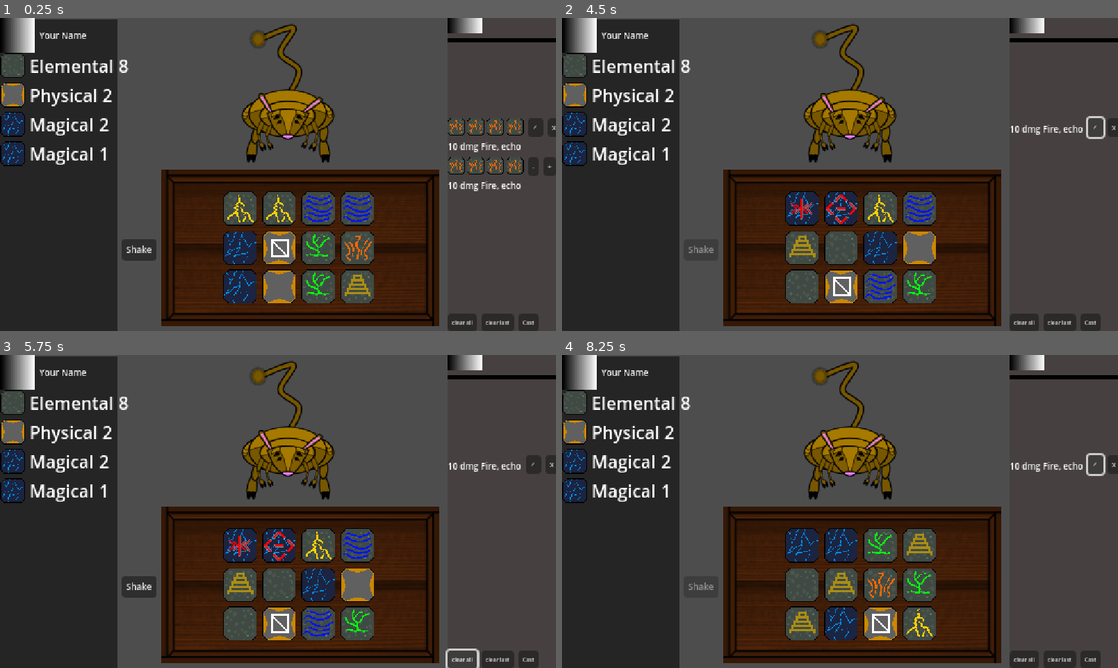
Above: before the commit, frames 1-4 (two rows, left to right).
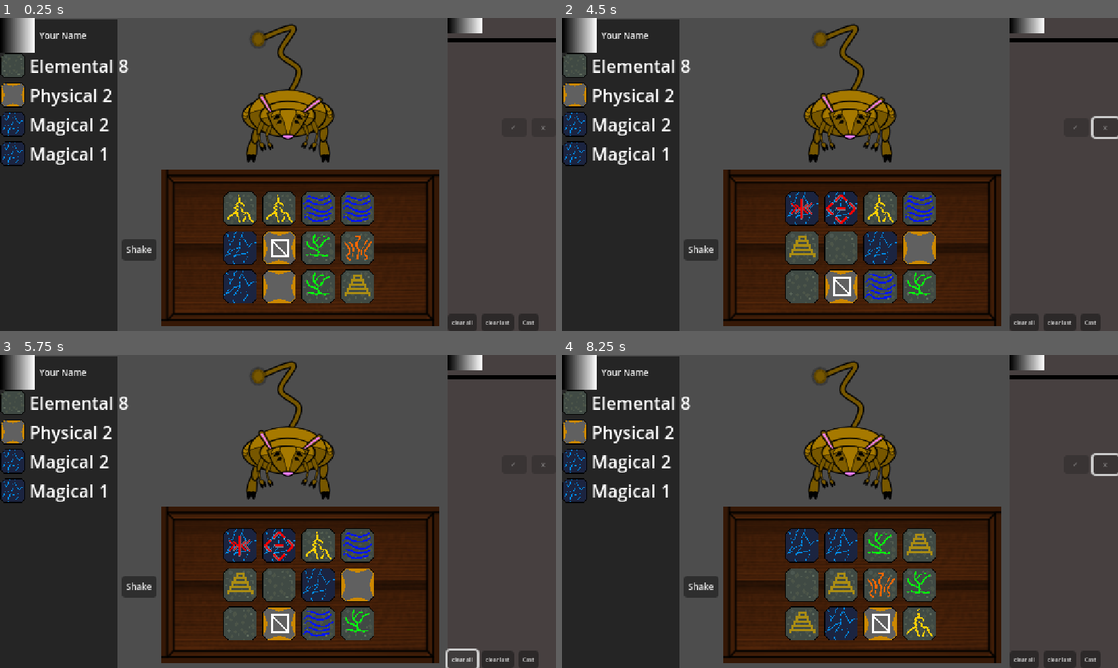
Above: after the commit, the same moments.

Repository: brianhall1313/rune-box-dice-roller
Game: Godot game, scene res://scenes/encounter.tscn
The game is run twice, just before and just after one commit, with the same random seed, the same clock (stepped at 60 frames per second) and the same inputs. The project has no main scene, so this scene is started directly.
Inputs (mouse positions are in pixels of both pictures, inside the frame that each line leads up to):
- Up to frame 1 (0.25 s): no input
- Up to frame 2 (4.5 s): click (1095, 127) at 0.5 s, where only the run before the commit has a clickable "✓"; click "clear all" at 1.25 s; click "clear last" at 2 s; click "Cast" at 2.75 s; click "Shake" at 3.5 s; click (1095, 127) at 4.25 s, where only the run before the commit has a clickable "✓"
- Up to frame 3 (5.75 s): click "clear all" at 5 s
- Up to frame 4 (8.25 s): click "clear last" at 5.75 s; click "Cast" at 6.5 s; click "Shake" at 7.25 s; click (1095, 464) at 8 s, where only the run before the commit has a clickable "✓"

The runs differ from the first frame. In frame 1, 1.0% of the frame differs, in the area x 80-100%, y 32-56%; in frame 2, 0.4%; in frame 3, 0.2%; in frame 4, 0.4%.

Commit message:
more ui tweaks

Diff:
--- /dev/null
+++ b/scenes/active_spell.gd
@@ -0,0 +1,22 @@
+extends VBoxContainer
+
+@onready var confirm: Button = $HBoxContainer/confirm
+@onready var cancel: Button = $HBoxContainer/cancel
+@onready var rune_spell: VBoxContainer = $HBoxContainer/rune_spell
+
+
+# Called when the node enters the scene tree for the first time.
+func _ready() -> void:
+	setup([])
+
+func setup(spell:Array) -> void:
+	rune_spell.setup(spell)
+	if len(spell) == 0:
+		confirm.disabled = true
+		cancel.disabled = true
+	elif len(spell) == 1:
+		confirm.disabled = true
+		cancel.disabled = false
+	else:
+		confirm.disabled = false
+		cancel.disabled = false
--- a/scenes/active_spell.tscn
+++ b/scenes/active_spell.tscn
@@ -1,19 +1,23 @@
-[gd_scene load_steps=2 format=3 uid="uid://cxvm65rnq0he1"]
+[gd_scene load_steps=3 format=3 uid="uid://cxvm65rnq0he1"]
 
 [ext_resource type="PackedScene" uid="uid://fq6oy2qhfmhr" path="res://scenes/rune_spell.tscn" id="1_gs3yd"]
+[ext_resource type="Script" path="res://scenes/active_spell.gd" id="1_lnemb"]
 
 [node name="active_spell" type="VBoxContainer"]
+script = ExtResource("1_lnemb")
 
 [node name="HBoxContainer" type="HBoxContainer" parent="."]
 layout_mode = 2
 
 [node name="rune_spell" parent="HBoxContainer" instance=ExtResource("1_gs3yd")]
 layout_mode = 2
+size_flags_horizontal = 3
 
 [node name="confirm" type="Button" parent="HBoxContainer"]
 layout_mode = 2
 size_flags_horizontal = 3
 size_flags_vertical = 0
+size_flags_stretch_ratio = 0.5
 theme_override_font_sizes/font_size = 6
 text = "✓"
 
@@ -21,6 +25,7 @@
 layout_mode = 2
 size_flags_horizontal = 3
 size_flags_vertical = 0
+size_flags_stretch_ratio = 0.5
 theme_override_font_sizes/font_size = 6
 text = "X"
 
--- a/scenes/queued_spell.tscn
+++ b/scenes/queued_spell.tscn
@@ -10,7 +10,7 @@
 
 [node name="power_control" type="HBoxContainer" parent="."]
 layout_mode = 2
-size_flags_horizontal = 8
+size_flags_horizontal = 10
 
 [node name="decrease" type="Button" parent="power_control"]
 layout_mode = 2
--- a/scenes/right_panel.gd
+++ b/scenes/right_panel.gd
@@ -13,6 +13,9 @@
 signal clear_last
 
 
+func _ready() -> void:
+	update({"spell":{"queue":[],"active":[]}})
+
 func update(args:Dictionary)->void:
 	if args.has("spell"):
 		print(args["spell"])
@@ -24,7 +27,7 @@
 			new.get_child(0).setup(spell)
 		print("want to update active spell too")
 		print(args["spell"]["active"])
-		active_spell.get_child(0).get_child(0).setup(args["spell"]["active"])
+		active_spell.setup(args["spell"]["active"])
 	if args.has("enemy"):
 		enemy_info_container.update(args["enemy"])
 
--- a/scenes/rune_spell.gd
+++ b/scenes/rune_spell.gd
@@ -7,8 +7,11 @@
 @onready var glyph_4: TextureRect = $active_glyphs/glyph4
 
 @onready var glyphs = [glyph, glyph_2, glyph_3,glyph_4]
+@onready var effects: Label = $effects
+@onready var power_ups: Label = $"power-ups"
 
-
+func _ready() -> void:
+	setup([])
 
 func setup(spell)->void:
 	print("called setup for ", self)
@@ -21,6 +24,8 @@
 		else:
 			glyphs[i].hide()
 
+	effects.text = ""#TODO update to spell description text
+
 
 func _on_confirm_pressed() -> void:
 	GlobalSignalBus.spell_confirm.emit()
